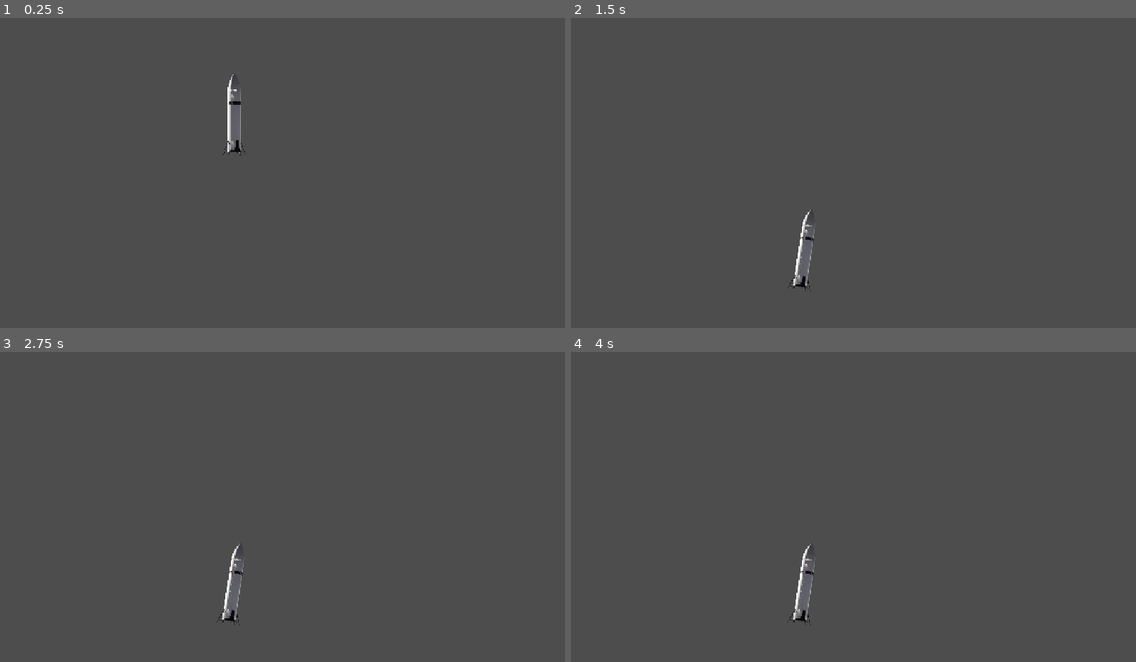
Above: before the commit, frames 1-4 (two rows, left to right).
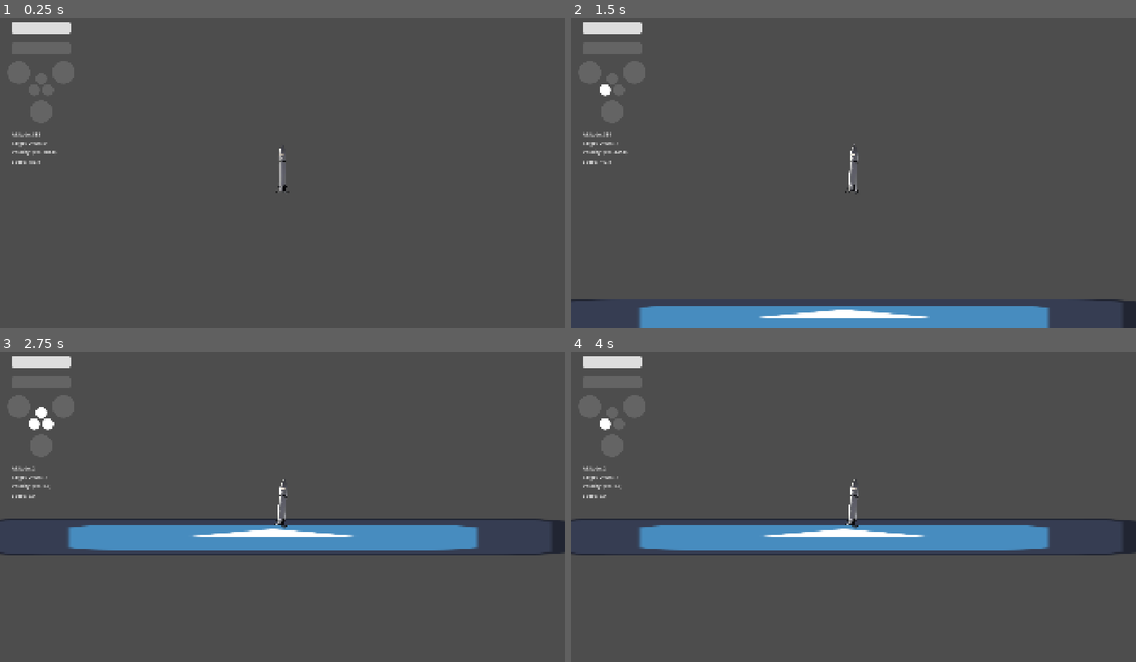
Above: after the commit, the same moments.

Repository: cyb3rgeorge/subnorminal
Game: Godot game, scene res://physics.tscn
Same seed, same stepped clock (60 frames per second), same inputs: the game is played once before the commit and once after it. The engine's default icon, where the game draws it, is replaced by a stand-in: a white triangle on a blue panel in a dark square.
Inputs (mouse positions are in pixels of both pictures, inside the frame that each line leads up to):
- Up to frame 1 (0.25 s): no input
- Up to frame 2 (1.5 s): move the mouse to (977, 154) at 0.52 s; hold Right (rotateRight) 0.53-1.25 s; hold 1 (1Engine) 0.53-1.25 s; click (977, 154) at 0.67 s; tap 2 (2Engines) at 0.8 s; drag from (740, 185) to (859, 309) at 1.27 s
- Up to frame 3 (2.75 s): move the mouse to (339, 432) at 2.02 s; hold Right (rotateRight) from 2.03 s (still down); hold 3 (3Engines) from 2.03 s (still down); click (339, 432) at 2.17 s; tap Q (EngineCutoff) at 2.3 s
- Up to frame 4 (4 s): release Right (rotateRight) at 2.75 s; release 3 (3Engines) at 2.75 s; tap Enter at 2.75 s; drag from (825, 565) to (684, 454) at 2.77 s; tap Space at 3.5 s; move the mouse to (1023, 550) at 3.52 s; hold Left (rotateLeft) from 3.53 s (still down); hold 1 (1Engine) from 3.53 s (still down); click (1023, 550) at 3.67 s; tap 2 (2Engines) at 3.8 s

The runs differ from the first frame. In frame 1, 1.2% of the frame differs, in the area x 2-52%, y 1-57%; in frame 2, 6.7%; in frame 3, 8.4%, in the area x 0-100%, y 1-89%; in frame 4, 8.3%.

Commit message:
Telemetry Update

Diff:
--- /dev/null
+++ b/camera2d.gd
@@ -0,0 +1,16 @@
+extends Camera2D
+
+@export var zoom_speed : float = 0.1
+@export var max_zoom : float = 3.0
+@export var min_zoom : float = 0.1
+
+func _input(event):
+	if event is InputEventMouseButton:
+		if event.button_index == MOUSE_BUTTON_WHEEL_UP:
+			zoom += Vector2(zoom_speed, zoom_speed)
+			zoom.x = clamp(zoom.x, min_zoom, max_zoom)
+			zoom.y = clamp(zoom.y, min_zoom, max_zoom)
+		elif event.button_index == MOUSE_BUTTON_WHEEL_DOWN:
+			zoom -= Vector2(zoom_speed, zoom_speed)
+			zoom.x = clamp(zoom.x, min_zoom, max_zoom)
+			zoom.y = clamp(zoom.y, min_zoom, max_zoom)
--- a/physics.tscn
+++ b/physics.tscn
@@ -1,35 +1,174 @@
 [gd_scene format=3 uid="uid://bpewqquya7kue"]
 
 [ext_resource type="Texture2D" uid="uid://ddpdtrd0tbnna" path="res://images/hls.png" id="1_5ogd2"]
-[ext_resource type="Script" uid="uid://bw3qik1luvw6a" path="res://rigid_body_2d.gd" id="1_agxhv"]
+[ext_resource type="Script" uid="uid://bw3qik1luvw6a" path="res://starship.gd" id="1_agxhv"]
+[ext_resource type="Script" uid="uid://cx2qgefp2ad13" path="res://propGauge.gd" id="3_hk0ex"]
+[ext_resource type="Script" uid="uid://b1akmwma3e6rw" path="res://camera2d.gd" id="4_dfdgy"]
+[ext_resource type="Script" uid="uid://cg4gxkpa12mpb" path="res://throttle.gd" id="4_htxsa"]
+[ext_resource type="Texture2D" uid="uid://biqhk3b8fngfx" path="res://icon.svg" id="5_xf4yl"]
+[ext_resource type="Texture2D" uid="uid://caywmqxs4hsxs" path="res://images/ship3.png" id="6_3542s"]
+[ext_resource type="Texture2D" uid="uid://tmtv7bylagwc" path="res://images/ship2.png" id="7_dfdgy"]
+[ext_resource type="Texture2D" uid="uid://ccg11wl57j05n" path="res://images/ship1.png" id="8_kvxyv"]
+[ext_resource type="Texture2D" uid="uid://bv66xpmy23g1c" path="res://images/ship0.png" id="9_uxuuy"]
 
 [sub_resource type="RectangleShape2D" id="RectangleShape2D_5wfv7"]
-size = Vector2(1198, 100)
+size = Vector2(1950, 100)
+
+[sub_resource type="StyleBoxFlat" id="StyleBoxFlat_4y73a"]
+bg_color = Color(0.39215687, 0.39215687, 0.39215687, 1)
+corner_radius_top_left = 8
+corner_radius_top_right = 8
+corner_radius_bottom_right = 8
+corner_radius_bottom_left = 8
+
+[sub_resource type="StyleBoxFlat" id="StyleBoxFlat_7rytq"]
+bg_color = Color(0.8666667, 0.8666667, 0.8666667, 1)
+corner_radius_top_left = 8
+corner_radius_top_right = 8
+corner_radius_bottom_right = 8
+corner_radius_bottom_left = 8
+
+[sub_resource type="StyleBoxFlat" id="StyleBoxFlat_xf4yl"]
+bg_color = Color(0.39215687, 0.39215687, 0.39215687, 1)
+corner_radius_top_left = 8
+corner_radius_top_right = 8
+corner_radius_bottom_right = 8
+corner_radius_bottom_left = 8
+
+[sub_resource type="StyleBoxFlat" id="StyleBoxFlat_vjvg7"]
+bg_color = Color(0.8666667, 0.8666667, 0.8666667, 1)
+corner_radius_top_left = 8
+corner_radius_top_right = 8
+corner_radius_bottom_right = 8
+corner_radius_bottom_left = 8
 
 [node name="Node2D" type="Node2D" unique_id=1745848919]
 
-[node name="RigidBody2D" type="RigidBody2D" parent="." unique_id=1724685367]
-position = Vector2(478, 193)
-gravity_scale = 0.8
+[node name="Icon" type="Sprite2D" parent="." unique_id=326992581]
+position = Vector2(927.99994, 1078)
+scale = Vector2(15.781249, 1)
+texture = ExtResource("5_xf4yl")
+
+[node name="Starship" type="RigidBody2D" parent="." unique_id=1724685367]
+position = Vector2(960, 87)
+mass = 10.0
 inertia = 1000.0
 can_sleep = false
+freeze_mode = 1
 linear_damp = 2.0
 angular_damp = 1.0
 script = ExtResource("1_agxhv")
 
-[node name="CollisionPolygon2D" type="CollisionPolygon2D" parent="RigidBody2D" unique_id=92514545]
+[node name="CollisionPolygon2D" type="CollisionPolygon2D" parent="Starship" unique_id=92514545]
 position = Vector2(-1, 0)
 polygon = PackedVector2Array(1, -84, 4, -80, 10, -68, 13, -56, 14, -44, 15, 77, -13, 77, -13, -46, -12, -56, -10, -64, -7, -72, -4, -78, -1, -83)
 
-[node name="Sprite2D" type="Sprite2D" parent="RigidBody2D" unique_id=343599404]
+[node name="Sprite2D" type="Sprite2D" parent="Starship" unique_id=343599404]
 scale = Vector2(0.23636362, 0.23636363)
 texture = ExtResource("1_5ogd2")
 
-[node name="Area2D" type="Area2D" parent="." unique_id=1206827131]
-position = Vector2(0, 648)
+[node name="Camera2D" type="Camera2D" parent="Starship" unique_id=1585750019]
+limit_enabled = false
+position_smoothing_speed = 4.0
+script = ExtResource("4_dfdgy")
 
-[node name="CollisionShape2D" type="CollisionShape2D" parent="Area2D" unique_id=333878887]
-position = Vector2(589, -40)
+[node name="Land" type="Area2D" parent="." unique_id=1206827131]
+position = Vector2(-10, 1120)
+
+[node name="CollisionShape2D" type="CollisionShape2D" parent="Land" unique_id=333878887]
+position = Vector2(965, -40)
 shape = SubResource("RectangleShape2D_5wfv7")
 
-[connection signal="body_entered" from="Area2D" to="RigidBody2D" method="_on_area_2d_body_entered"]
+[node name="CanvasLayer" type="CanvasLayer" parent="." unique_id=65945142]
+
+[node name="Control" type="Control" parent="CanvasLayer" unique_id=645980651]
+layout_mode = 3
+anchors_preset = 0
+offset_right = 40.0
+offset_bottom = 40.0
+
+[node name="PropGauge" type="ProgressBar" parent="CanvasLayer/Control" unique_id=498435802 node_paths=PackedStringArray("starship")]
+layout_mode = 1
+anchors_preset = -1
+anchor_left = -0.1
+anchor_top = 0.3
+anchor_right = 9.459002
+anchor_bottom = 11.556002
+offset_left = 44.0
+offset_top = 28.0
+offset_right = -138.36002
+offset_bottom = -382.24005
+theme_override_styles/background = SubResource("StyleBoxFlat_4y73a")
+theme_override_styles/fill = SubResource("StyleBoxFlat_7rytq")
+max_value = 1000.0
+value = 1000.0
+allow_greater = true
+show_percentage = false
+script = ExtResource("3_hk0ex")
+starship = NodePath("../../../Starship")
+metadata/_edit_use_anchors_ = true
+
+[node name="Throttle" type="ProgressBar" parent="CanvasLayer/Control" unique_id=1988183089 node_paths=PackedStringArray("starship")]
+layout_mode = 1
+offset_left = 40.0
+offset_top = 110.0
+offset_right = 240.0
+offset_bottom = 150.0
+theme_override_styles/background = SubResource("StyleBoxFlat_xf4yl")
+theme_override_styles/fill = SubResource("StyleBoxFlat_vjvg7")
+show_percentage = false
+script = ExtResource("4_htxsa")
+starship = NodePath("../../../Starship")
+
+[node name="Altimeter" type="Label" parent="CanvasLayer/Control" unique_id=389722824]
+layout_mode = 0
+offset_left = 40.0
+offset_top = 410.0
+offset_right = 361.0
+offset_bottom = 433.0
+text = "Altitude: Standby for Acquisition of Signal"
+
+[node name="TargetOffset" type="Label" parent="CanvasLayer/Control" unique_id=874698171]
+layout_mode = 0
+offset_left = 40.0
+offset_top = 440.0
+offset_right = 361.0
+offset_bottom = 463.0
+text = "Target Offset: Standby for Acquisition of Signal"
+
+[node name="Velocity" type="Label" parent="CanvasLayer/Control" unique_id=258425340]
+layout_mode = 0
+offset_left = 40.0
+offset_top = 470.0
+offset_right = 400.0
+offset_bottom = 493.0
+text = "Velocity: Standby for Acquisition of Signal"
+
+[node name="Speed" type="Label" parent="CanvasLayer/Control" unique_id=1969566577]
+layout_mode = 0
+offset_left = 40.0
+offset_top = 503.0
+offset_right = 400.0
+offset_bottom = 526.0
+text = "Speed: Standby for Acquisition of Signal"
+
+[node name="3Engines" type="Sprite2D" parent="CanvasLayer" unique_id=968264892]
+position = Vector2(140, 275)
+texture = ExtResource("6_3542s")
+
+[node name="2Engines" type="Sprite2D" parent="CanvasLayer" unique_id=2016750725]
+visible = false
+position = Vector2(140, 275)
+texture = ExtResource("7_dfdgy")
+
+[node name="1Engine" type="Sprite2D" parent="CanvasLayer" unique_id=2108164887]
+visible = false
+position = Vector2(140, 275)
+texture = ExtResource("8_kvxyv")
+
+[node name="0Engines" type="Sprite2D" parent="CanvasLayer" unique_id=1219415110]
+visible = false
+position = Vector2(140, 275)
+texture = ExtResource("9_uxuuy")
+
+[connection signal="body_entered" from="Land" to="Starship" method="_on_area_2d_body_entered"]
--- a/project.godot
+++ b/project.godot
@@ -17,6 +17,8 @@
 
 [display]
 
+window/size/viewport_width=1920
+window/size/viewport_height=1080
 window/stretch/mode="canvas_items"
 
 [global_group]
--- /dev/null
+++ b/propGauge.gd
@@ -0,0 +1,10 @@
+extends ProgressBar
+
+@export var starship: Starship
+
+func _ready():
+	starship.propTelemetry.connect(update)
+	update()
+
+func update():
+	value = starship.prop
--- a/rigid_body_2d.gd
+++ /dev/null
@@ -1,49 +0,0 @@
-extends RigidBody2D
-
-var power = 1000
-var angularPower = 1000
-
-var throttle = 0
-
-var engines = 0
-
-var thrust = Vector2.ZERO
-var rotationalDirection = 0
-
-func get_input():
-	thrust = Vector2.ZERO
-
-	if Input.is_action_pressed("EngineCutoff"):
-		engines = 0
-	if Input.is_action_pressed("1Engine"):
-		engines = 1
-	if Input.is_action_pressed("2Engines"):
-		engines = 2
-	if Input.is_action_pressed("3Engines"):
-		engines = 3
-
-	if Input.is_action_pressed("throttleUp"):
-		throttle = throttle + 1
-	if Input.is_action_pressed("throttleDown"):
-		throttle = throttle -1
-
-	if throttle > 0:
-		thrust = engines * throttle* -transform.y * power
-	rotationalDirection = Input.get_axis("rotateLeft", "rotateRight")
-
-	if throttle < 0:
-		throttle = 0
-	if throttle > 100:
-		throttle = 100
-
-func _physics_process (delta):
-	get_input()
-	constant_force = thrust
-	constant_torque = rotationalDirection * angularPower
-	print(rotationalDirection)
-	print("Throttle: ", throttle)
-	print(engines, " Engines")
-
-func _on_area_2d_body_entered(body: Node2D) -> void:
-	if body == self:
-		set_deferred("freeze", true)
--- /dev/null
+++ b/starship.gd
@@ -0,0 +1,132 @@
+extends RigidBody2D
+
+class_name Starship
+
+# Telemetry
+signal failsTelemetry
+signal propTelemetry
+signal throttleTelemetry
+signal enginesTelemetry
+signal xTelemetry
+signal yTelemetry
+
+@export var fails = 0
+@export var maxProp = 1000
+@export var prop = maxProp
+@export var throttle = 0
+@export var engines = 0
+
+# Corrections
+const altitudeCorrection = 964
+const targetOffsetCorrection = 960
+
+# Specs
+var power = 100
+var angularPower = 100
+
+var thrust = Vector2.ZERO
+var rotationalDirection = 0
+
+# Atmospheric Conditions
+const drag = 100
+
+# Telemetry (Velocity and Speed)
+var previous_position: Vector2
+func _ready() -> void:
+	previous_position = global_position
+
+
+func get_input():
+	thrust = Vector2.ZERO
+	rotationalDirection = Input.get_axis("rotateLeft", "rotateRight")
+
+	if Input.is_action_pressed("EngineCutoff"):
+		engines = 0
+		enginesTelemetry.emit()
+	if Input.is_action_pressed("1Engine"):
+		engines = 1
+		enginesTelemetry.emit()
+	if Input.is_action_pressed("2Engines"):
+		engines = 2
+		enginesTelemetry.emit()
+	if Input.is_action_pressed("3Engines"):
+		engines = 3
+		enginesTelemetry.emit()
+
+	if Input.is_action_pressed("throttleUp"):
+		throttle = throttle + 1
+		throttleTelemetry.emit()
+
+	if Input.is_action_pressed("throttleDown"):
+		throttle = throttle -1
+		throttleTelemetry.emit()
+
+	if throttle > 0 and engines > 0 and prop > 0:
+		thrust = engines * throttle * -transform.y * power
+		prop = prop - (engines * throttle/100)
+		propTelemetry.emit()
+
+	if throttle < 0:
+		throttle = 0
+	if throttle > 100:
+		throttle = 100
+
+	if engines == 0:
+		$"../CanvasLayer/0Engines".visible = true
+		$"../CanvasLayer/1Engine".visible = false
+		$"../CanvasLayer/2Engines".visible = false
+		$"../CanvasLayer/3Engines".visible = false
+	elif engines == 1:
+		$"../CanvasLayer/0Engines".visible = false
+		$"../CanvasLayer/1Engine".visible = true
+		$"../CanvasLayer/2Engines".visible = false
+		$"../CanvasLayer/3Engines".visible = false
+	elif engines == 2:
+		$"../CanvasLayer/0Engines".visible = false
+		$"../CanvasLayer/1Engine".visible = false
+		$"../CanvasLayer/2Engines".visible = true
+		$"../CanvasLayer/3Engines".visible = false
+	elif engines == 3:
+		$"../CanvasLayer/0Engines".visible = false
+		$"../CanvasLayer/1Engine".visible = false
+		$"../CanvasLayer/2Engines".visible = false
+		$"../CanvasLayer/3Engines".visible = true
+	else:
+		$"../CanvasLayer/0Engines".visible = true
+		$"../CanvasLayer/1Engine".visible = false
+		$"../CanvasLayer/2Engines".visible = false
+		$"../CanvasLayer/3Engines".visible = false
+
+func _physics_process (delta):
+	get_input()
+
+	constant_force = thrust
+	constant_torque = rotationalDirection * angularPower * (engines + 1)
+
+	var targetOffset : int = self.global_position.x
+	var altitude : int = self.global_position.y
+
+	var velocityComplete = (global_position - previous_position) / delta
+	var velocity = round(velocityComplete)
+	var speed = round(velocityComplete.length()) # units per second
+	previous_position = global_position
+
+	$"../CanvasLayer/Control/Altimeter".text = "Altitude: " + str(-altitude + altitudeCorrection)
+	$"../CanvasLayer/Control/TargetOffset".text = "Target Offset: " + str(targetOffset - targetOffsetCorrection)
+	$"../CanvasLayer/Control/Velocity".text = "Velocity: " + str(velocity)
+	$"../CanvasLayer/Control/Speed".text = "Speed: " + str(speed)
+
+	print("Rotation: ", rotationalDirection)
+	print("Throttle: ", throttle)
+	print(engines, " Engines")
+	print("Prop: ", prop)
+	print("x: ", targetOffset)
+	print("y: ", altitude)
+	print("Velocity: ", velocity)
+	print("Speed: ", speed)
+
+func _on_area_2d_body_entered(body: Node2D) -> void:
+	if body == self:
+		set_deferred("freeze", true)
+		fails = fails + 1
+		failsTelemetry.emit()
--- /dev/null
+++ b/throttle.gd
@@ -0,0 +1,10 @@
+extends ProgressBar
+
+@export var starship: Starship
+
+func _ready():
+	starship.throttleTelemetry.connect(update)
+	update()
+
+func update():
+	value = starship.throttle
Binary file added: Screenshot 2026-11-15 at 01.39.44.png
Not shown, added: Screenshot 2026-11-15 at 01.39.44.png.import
Not shown, added: camera2d.gd.uid
Binary file added: images/ship0.png
Not shown, added: images/ship0.png.import
Binary file added: images/ship1.png
Not shown, added: images/ship1.png.import
Binary file added: images/ship2.png
Not shown, added: images/ship2.png.import
Binary file added: images/ship3.png
Not shown, added: images/ship3.png.import
Not shown, added: propGauge.gd.uid
(and 2 more such lines)
